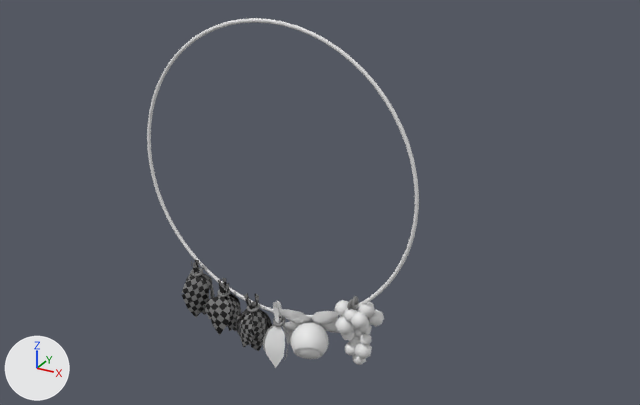
The Blender file Model/Garland.blend: old version first, new version second.
One viewpoint serves both versions: a 50 mm camera at (13.64, -21.74, 10.35) aimed at (1.39, 0.53, -0.79). The axes (+X, +Y, +Z) are drawn at lower left. The lights are the same throughout. The older version comes first.

Before the edit, the objects in view are built like this:
```python
ob_grape = bpy.data.objects.new('Grape', me_plane_010)
ob_grape.location = (2.9, 0.0, -3.75)
ob_grape.rotation_euler = (0.0, 0.0, -1.894)  # degrees (0, 0, -109)
ob_leaves_a = bpy.data.objects.new('Leaves_A', me_feuillespaixinterieureshape)
ob_leaves_a.location = (-2.98, -0.25, -4.0)
ob_leaves_a.rotation_euler = (0.0, 0.0, 0.594)  # degrees (0, 0, 34)
ob_leaves_b = bpy.data.objects.new('Leaves_B', me_feuillespaixinterieureshape_001)
ob_leaves_b.location = (-1.9, -0.25, -4.5)
ob_leaves_b.rotation_euler = (0.0, 0.0, -1.526)  # degrees (0, 0, -87)
ob_leaves_c = bpy.data.objects.new('Leaves_C', me_feuillespaixinterieureshape_002)
ob_leaves_c.location = (-0.74, -0.25, -4.75)
ob_leaves_c.rotation_euler = (0.0, 0.0, -3.246)  # degrees (0, 0, -186)
ob_liana = bpy.data.objects.new('Liana', me_circle)
ob_liana.location = (0.0, 0.0, 0.0)
ob_light = bpy.data.objects.new('Light', me_cube)
ob_light.location = (1.5, -0.25, -4.75)
ob_light.rotation_euler = (-0.873, -0.524, 0.0)  # degrees (-50, -30, 0)
ob_randomleaves = bpy.data.objects.new('RandomLeaves', me_plane_001)
ob_randomleaves.location = (0.28, -0.25, -5.0)
```
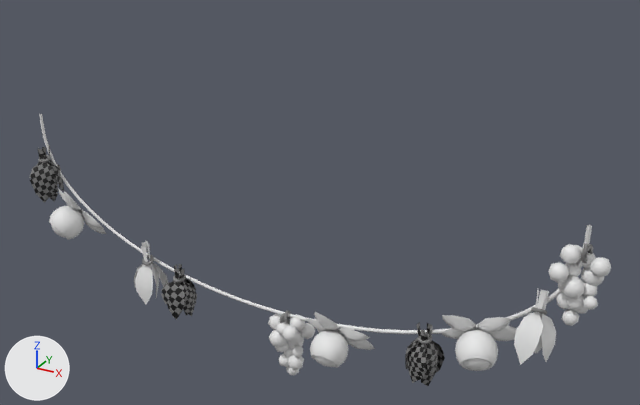
Where the change shows, as pixel boxes (x1, y1, x2, y2) in the pictures (640 x 405 px):
'Liana', reshaped (103% wider, 27% shorter)
    before: (147, 18, 419, 319)
    after: (39, 114, 592, 334)
'Grape', moved
    before: (334, 296, 384, 365)
    after: (268, 310, 315, 376)
'Light', moved, turned
    before: (278, 309, 339, 359)
    after: (49, 188, 106, 240)
'Grape_B', added
    after: (548, 243, 611, 326)
'Leaves_C', moved
    before: (236, 293, 272, 351)
    after: (405, 322, 445, 386)
'Light_C', added
    after: (442, 315, 517, 371)
'Leaves_B', moved
    before: (205, 278, 242, 335)
    after: (161, 264, 197, 320)
'Leaves_A', moved
    before: (182, 259, 215, 317)
    after: (29, 145, 64, 203)
'RandomLeaves', moved
    before: (263, 300, 294, 368)
    after: (134, 240, 168, 304)
'Light_B', added
    after: (306, 312, 375, 368)
'RandomLeaves_B', added
    after: (514, 289, 556, 365)

The change, as a diff of the scene's bpy script:
```diff
--- a/Model/Garland.blend.py
+++ b/Model/Garland.blend.py
@@ cu_lianashape @@
+cu_lianashape = bpy.data.curves.new('LianaShape', 'CURVE')
+cu_lianashape.dimensions = '3D'
+_sp = cu_lianashape.splines.new('NURBS'); _sp.points.add(19)
+_sp.points.foreach_set('co', [-9.685, 0.0, 1.473, 1.0, -9.685, 0.0, 0.52, 1.0, -9.685, 0.0, -0.472, 1.0, -9.309, 0.0, -1.417, 1.0, -8.586, 0.0, -2.289, 1.0, -7.516, 0.0, -3.09, 1.0, -6.18, 0.0, -3.758, 1.0, -4.579, 0.0, -4.293, 1.0, -2.834, 0.0, -4.654, 1.0, -0.945, 0.0, -4.842, 1.0, 0.945, 0.0, -4.842, 1.0, 2.834, 0.0, -4.654, 1.0, 4.579, 0.0, -4.293, 1.0, 6.18, 0.0, -3.758, 1.0, 7.516, 0.0, -3.09, 1.0, 8.586, 0.0, -2.289, 1.0, 9.309, 0.0, -1.417, 1.0, 9.685, 0.0, -0.472, 1.0, 9.685, 0.0, 0.52, 1.0, 9.685, 0.0, 1.473, 1.0])
+_sp.points.foreach_set('radius', [1.414, 1.414, 1.414, 1.414, 1.414, 1.414, 1.414, 1.414, 1.414, 1.414, 1.414, 1.414, 1.414, 1.414, 1.414, 1.414, 1.414, 1.414, 1.414, 1.414])
+_sp.order_v = 0
+_sp.resolution_u = 2
+_sp.resolution_v = 0
+cu_lianashape.bevel_resolution = 0
+cu_lianashape.bevel_depth = 0.05
+cu_lianashape.resolution_u = 2
+cu_lianashape.fill_mode = 'FULL'
@@ ob_leaves_a @@
 ob_leaves_a = bpy.data.objects.new('Leaves_A', me_feuillespaixinterieureshape)
-ob_leaves_a.location = (-2.98, -0.25, -4.0)
+ob_leaves_a.location = (-9.53, -0.25, -1.07)
 ob_leaves_a.rotation_euler = (0.0, 0.0, 0.594)  # degrees (0, 0, 34)
@@ ob_leaves_b @@
 ob_leaves_b = bpy.data.objects.new('Leaves_B', me_feuillespaixinterieureshape_001)
-ob_leaves_b.location = (-1.9, -0.25, -4.5)
+ob_leaves_b.location = (-3.76, -0.25, -4.43)
 ob_leaves_b.rotation_euler = (0.0, 0.0, -1.526)  # degrees (0, 0, -87)
@@ ob_leaves_c @@
 ob_leaves_c = bpy.data.objects.new('Leaves_C', me_feuillespaixinterieureshape_002)
-ob_leaves_c.location = (-0.74, -0.25, -4.75)
+ob_leaves_c.location = (5.41, -0.25, -4.08)
 ob_leaves_c.rotation_euler = (0.0, 0.0, -3.246)  # degrees (0, 0, -186)
@@ ob_randomleaves @@
 ob_randomleaves = bpy.data.objects.new('RandomLeaves', me_plane_001)
-ob_randomleaves.location = (0.28, -0.25, -5.0)
+ob_randomleaves.location = (-5.11, -0.25, -4.1)
 _m = ob_randomleaves.modifiers.new('WeightedNormal', 'WEIGHTED_NORMAL')
@@ ob_light @@
 ob_light = bpy.data.objects.new('Light', me_cube)
-ob_light.location = (1.5, -0.25, -4.75)
-ob_light.rotation_euler = (-0.873, -0.524, 0.0)  # degrees (-50, -30, 0)
+ob_light.location = (-8.14, -0.25, -2.82)
+ob_light.rotation_euler = (-0.873, 0.524, 0.0)  # degrees (-50, 30, 0)
 _m = ob_light.modifiers.new('WeightedNormal', 'WEIGHTED_NORMAL')
@@ ob_grape @@
 ob_grape = bpy.data.objects.new('Grape', me_plane_010)
-ob_grape.location = (2.9, 0.0, -3.75)
+ob_grape.location = (0.44, -0.07, -4.93)
 ob_grape.rotation_euler = (0.0, 0.0, -1.894)  # degrees (0, 0, -109)
@@ ob_liana @@
-ob_liana = bpy.data.objects.new('Liana', me_circle)
+ob_liana = bpy.data.objects.new('Liana', cu_lianashape)
 ob_liana.location = (0.0, 0.0, 0.0)
@@ ob_randomleaves_b @@
+ob_randomleaves_b = bpy.data.objects.new('RandomLeaves_B', me_plane_001.copy())  # the mesh of ob_randomleaves; modifiers WEIGHTED_NORMAL
+ob_randomleaves_b.location = (8.71, -0.25, -2.21)
+ob_randomleaves_b.rotation_euler = (0.0, 0.0, -3.142)  # degrees (0, 0, -180)
@@ ob_light_b @@
+ob_light_b = bpy.data.objects.new('Light_B', me_cube.copy())  # the mesh of ob_light; modifiers WEIGHTED_NORMAL
+ob_light_b.location = (2.4, -0.25, -4.77)
+ob_light_b.rotation_euler = (-0.873, 0.0, 0.0)  # degrees (-50, 0, 0)
@@ ob_light_c @@
+ob_light_c = bpy.data.objects.new('Light_C', me_cube.copy())  # the mesh of ob_light; modifiers WEIGHTED_NORMAL
+ob_light_c.location = (6.98, -0.25, -3.39)
+ob_light_c.rotation_euler = (-0.873, -0.524, 0.0)  # degrees (-50, -30, 0)
@@ ob_grape_b @@
+ob_grape_b = bpy.data.objects.new('Grape_B', me_plane_010.copy())  # the mesh of ob_grape; modifiers WEIGHTED_NORMAL
+ob_grape_b.location = (9.69, 0.0, -0.25)
+ob_grape_b.rotation_euler = (0.0, 0.0, -5.036)  # degrees (0, 0, -289)
```
